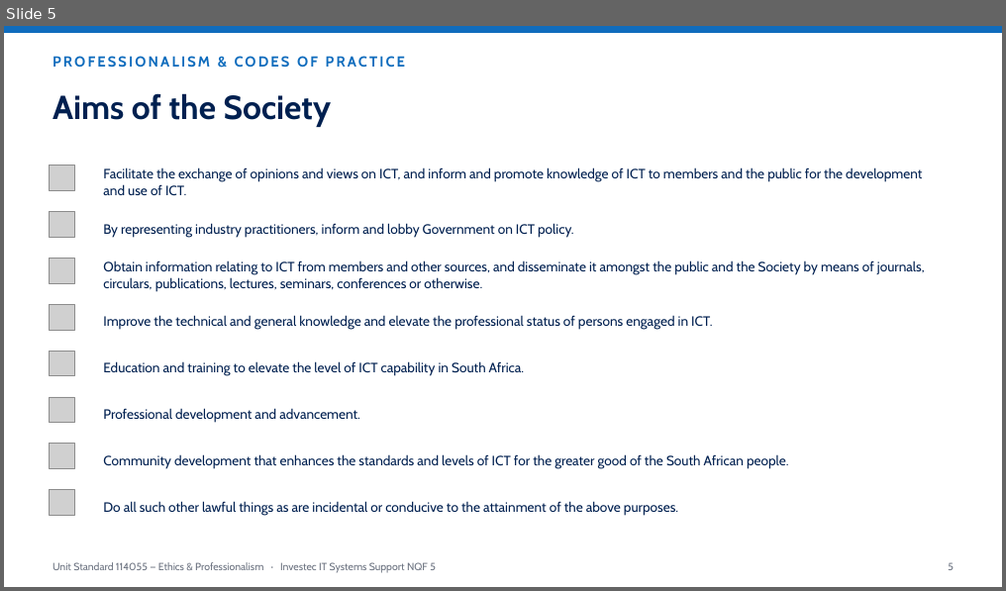
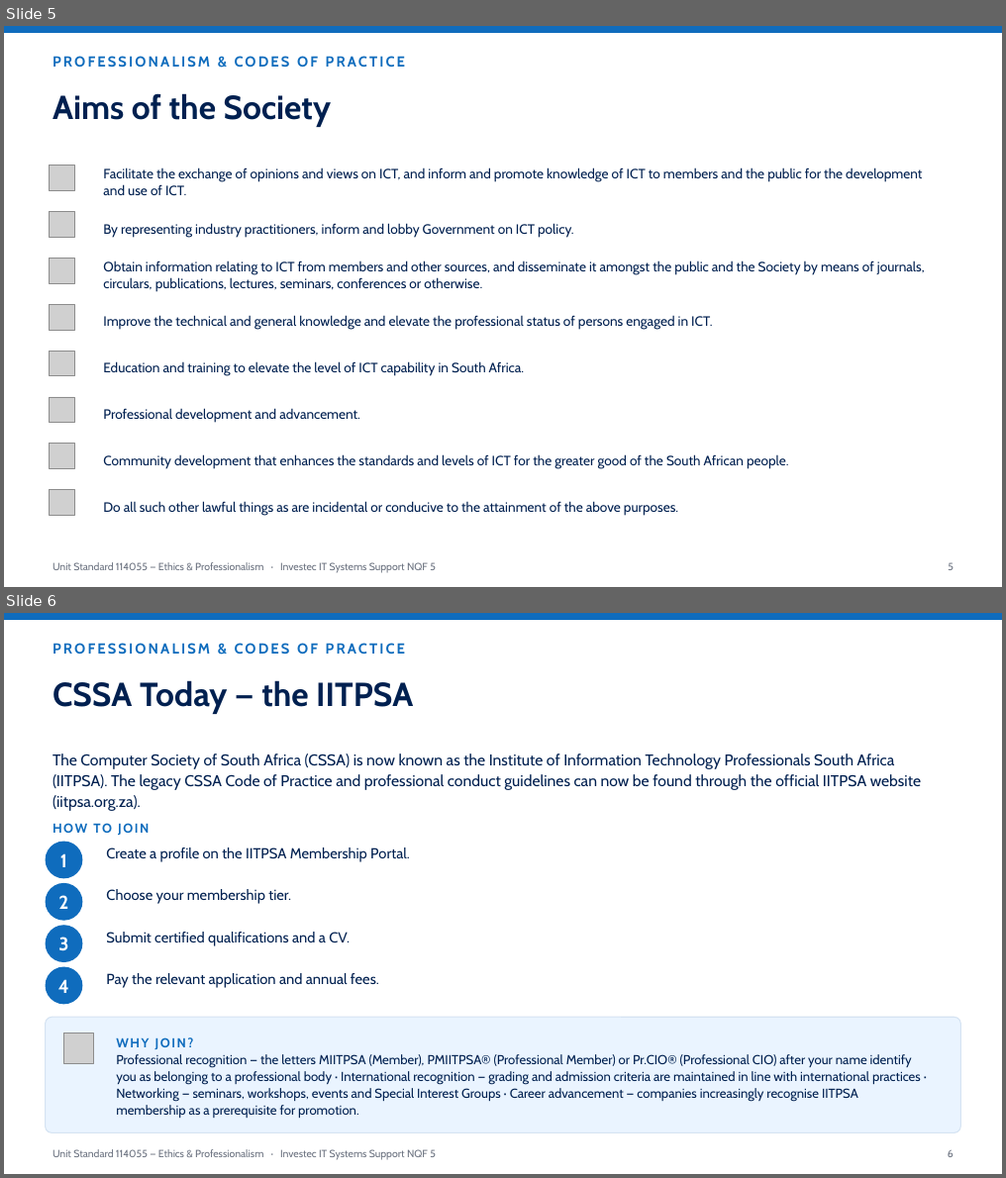
Before and after one commit to andrekyle/ITsystemsupport, a slide deck: public/downloads/US-114055-Ethics-Professionalism.pptx. Shown one above the other, each under a label of ours: slide 5 before the commit, slides 5 and 6 after it. The pictures are 1006x591 and 1006x1178 pixels, drawn with LibreOffice and Linux fonts; fonts in the diff are those of the drawing; grey boxes stand for pictures. Boxes give left, top, right and bottom in pixels: in the first picture for what was removed or moved away, otherwise in the second. Text is boxed around its words. In the diff, an @@ line names an element or a change of style, - is before the commit and + after.

```diff
--- a/public/downloads/US-114055-Ethics-Professionalism.pptx
+++ b/public/downloads/US-114055-Ethics-Professionalism.pptx
@@ slide 6 added at [4,613,1002,1174], background #FFFFFF @@
@@ rectangle added at [4,613,1002,620], fill #0F6CBD @@
@@ text added at [53,643,405,655], 14 pt, text #0F6CBD, bold @@
+PROFESSIONALISM & CODES OF PRACTICE
@@ text added at [53,680,413,714], 32 pt, text #002050, bold @@
+CSSA Today — the IITPSA
@@ text added at [53,754,921,811], 15 pt, text #002050 @@
+The Computer Society of South Africa (CSSA) is now known as the Institute of Information Technology Professionals South Africa (IITPSA). The legacy CSSA Code of Practice and professional conduct guidelines can now be found through the official IITPSA website (iitpsa.org.za).
@@ ellipse added at [46,842,82,878], fill #0F6CBD @@
@@ text added at [53,823,149,836], 12.5 pt, text #0F6CBD, bold @@
+HOW TO JOIN
@@ text added at [106,848,410,862], 14 pt, text #002050 @@
+Create a profile on the IITPSA Membership Portal.
@@ text added at [60,854,67,867], 18 pt, text #FFFFFF, bold @@
+1
@@ ellipse added at [46,883,82,921], fill #0F6CBD @@
@@ text added at [58,895,68,909], 18 pt, text #FFFFFF, bold @@
+2
@@ text added at [106,889,291,904], 14 pt, text #002050 @@
+Choose your membership tier.
@@ ellipse added at [46,925,82,962], fill #0F6CBD @@
@@ text added at [58,937,68,952], 18 pt, text #FFFFFF, bold @@
+3
@@ text added at [106,932,350,947], 14 pt, text #002050 @@
+Submit certified qualifications and a CV.
@@ ellipse added at [46,967,82,1004], fill #0F6CBD @@
@@ text added at [58,979,69,993], 18 pt, text #FFFFFF, bold @@
+4
@@ text added at [106,973,379,988], 14 pt, text #002050 @@
+Pay the relevant application and annual fees.
@@ rounded rectangle added at [46,1017,960,1134], fill #EAF4FF, outline #D5E3F2 1 pt @@
@@ picture added at [63,1034,94,1063] @@
@@ text added at [116,1038,921,1118], 12.5 pt, text #002050 @@
+WHY JOIN?
+Professional recognition — the letters MIITPSA (Member), PMIITPSA® (Professional Member) or Pr.CIO® (Professional CIO) after your name identify you as belonging to a professional body · International recognition — grading and admission criteria are maintained in line with international practices · Networking — seminars, workshops, events and Special Interest Groups · Career advancement — companies increasingly recognise IITPSA membership as a prerequisite for promotion.
@@ text added at [53,1150,436,1160], 10 pt, text #6B7280 @@
+Unit Standard 114055 — Ethics & Professionalism · Investec IT Systems Support NQF 5
@@ text added at [947,1151,953,1157], 10 pt, text #6B7280 @@
+6
```
Also in this commit, not shown: 23 slides changed, 2 other files.
